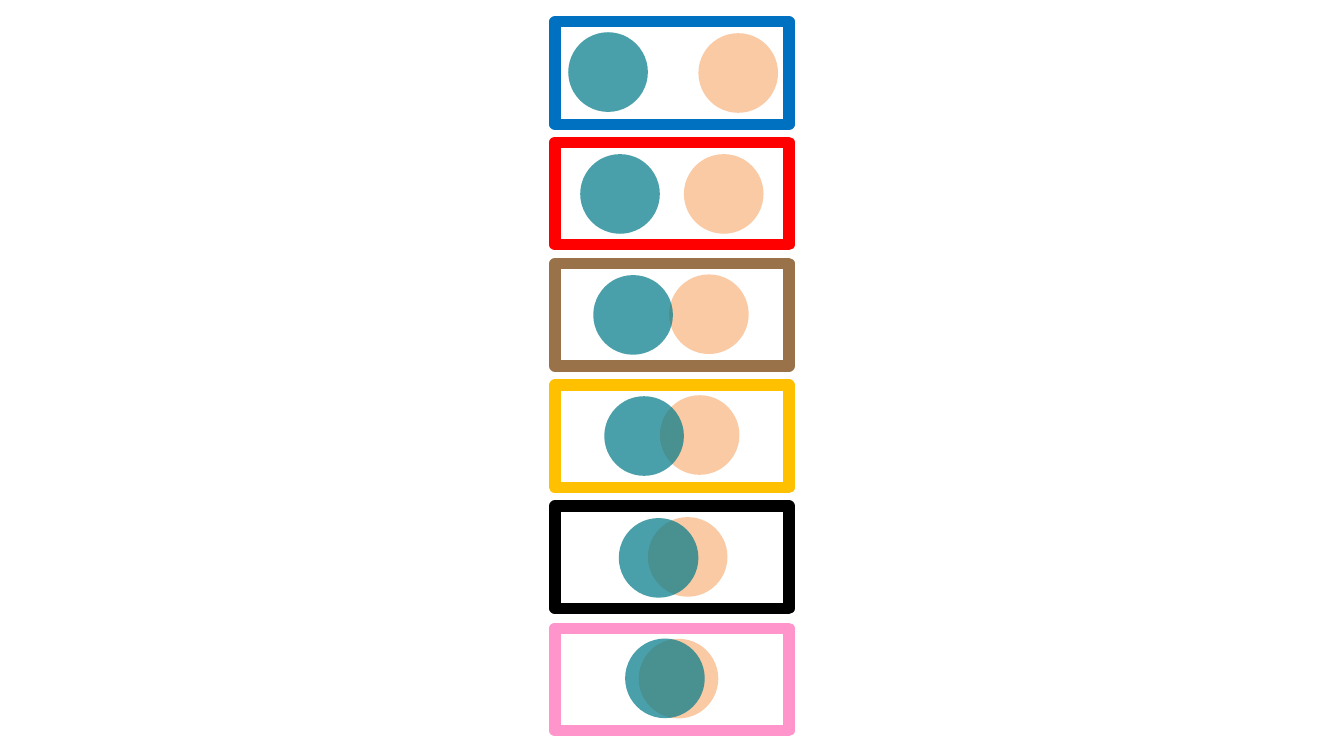
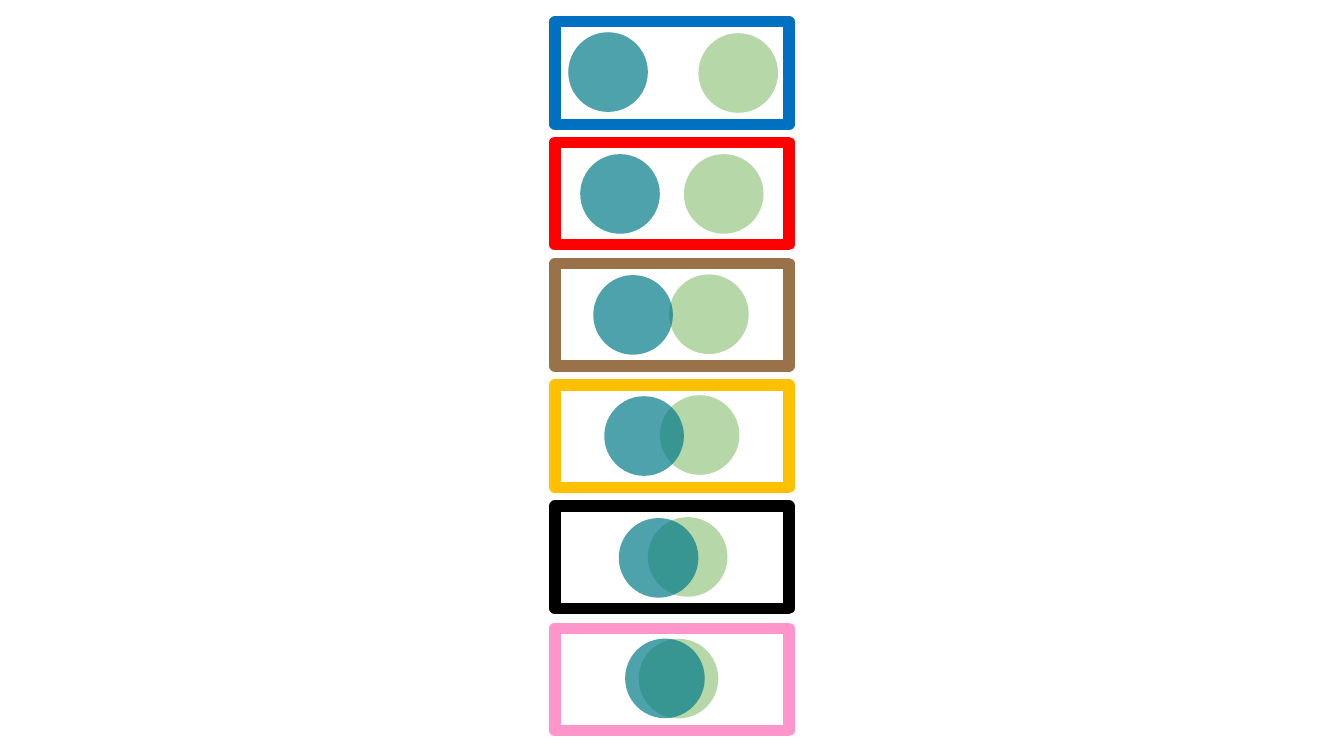
Before and after one commit to ashleyjthomas/OMIT, a slide deck: slide 34 of 3. Stimuli/OMIT Stimuli/OMIT Stim E.pptx (slide 35 before the commit). Drawn at 1344x756 pixels with LibreOffice and Linux fonts; fonts in the diff are those of the drawing. Boxes give left, top, right and bottom in pixels: in the first picture for what was removed or moved away, otherwise in the second. Text is boxed around its words. In the diff, an @@ line names an element or a change of style, - is before the commit and + after.

```diff
--- a/3. Stimuli/OMIT Stimuli/OMIT Stim E.pptx
+++ b/3. Stimuli/OMIT Stimuli/OMIT Stim E.pptx
@@ fill #057C8A at 72% opacity to #057C8A at 71% opacity in 4 elements at <box>593,276,672,355</box>, <box>605,396,684,476</box>, <box>618,517,698,597</box>, <box>625,638,704,718</box> @@
@@ fill #FACAA5 to #B6D7A8 in 6 elements at <box>684,155,763,234</box>, <box>699,34,778,113</box>, <box>669,274,749,353</box>, <box>660,395,739,474</box>, <box>648,517,727,597</box>, <box>638,638,718,718</box> @@
```
Also in this commit, not shown: 3 other slides changed, 7 other files.
